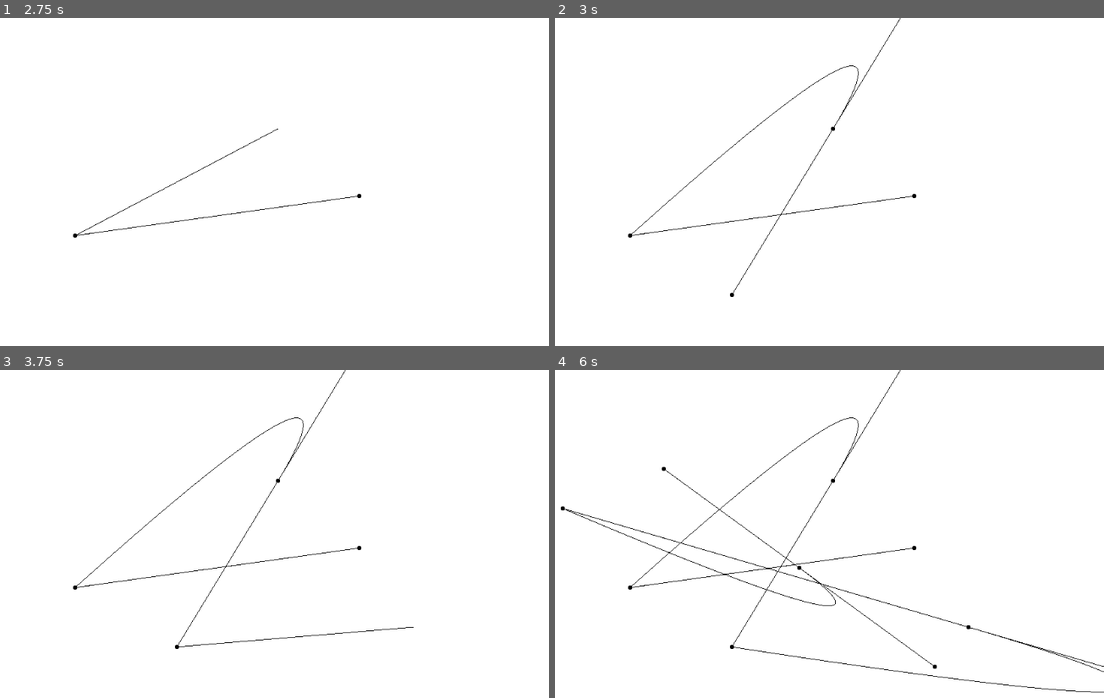
Above: before the commit, frames 1-4 (two rows, left to right).
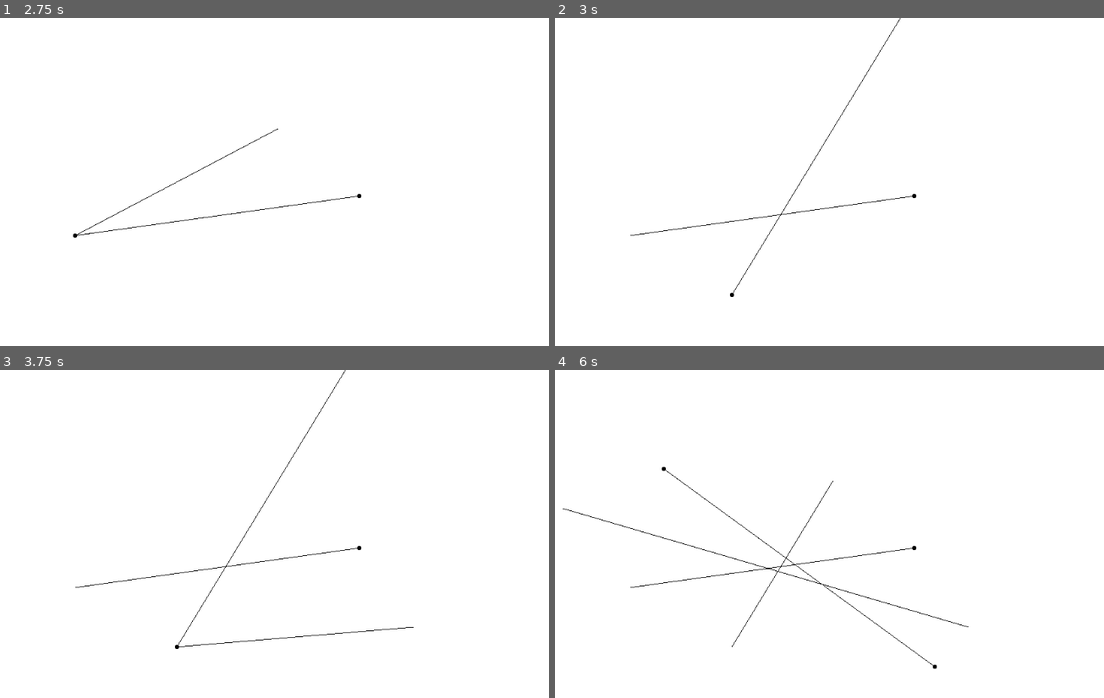
Above: after the commit, the same moments.

Repository: victordomiciano/mac210-ep1
Game: Godot game, scene res://Main.tscn
Two runs of this game, one before a commit and one after it. Both use one fixed random seed, a clock stepped at 60 frames per second and the inputs below.
Inputs (mouse positions are in pixels of both pictures, inside the frame that each line leads up to):
- Up to frame 1 (2.75 s): tap Enter at 0.5, 2 s; move the mouse to (356, 195) at 0.52 s; press the mouse at (356, 195) at 0.53 s; tap Space at 1.25 s; move the mouse to (76, 234) at 1.27 s; release the mouse at (76, 234) at 1.28 s; click (76, 234) at 1.35 s; move the mouse to (279, 129) at 2.02 s; press the mouse at (279, 129) at 2.03 s
- Up to frame 2 (3 s): tap Space at 2.75 s; move the mouse to (730, 293) at 2.77 s; release the mouse at (730, 293) at 2.78 s; click (730, 293) at 2.85 s
- Up to frame 3 (3.75 s): tap Enter at 3.5 s; move the mouse to (411, 625) at 3.52 s; press the mouse at (411, 625) at 3.53 s
- Up to frame 4 (6 s): tap Space at 4.25 s; move the mouse to (560, 507) at 4.27 s; release the mouse at (560, 507) at 4.28 s; click (560, 507) at 4.35 s; move the mouse to (802, 566) at 5.02 s; press the mouse at (802, 566) at 5.03 s; move the mouse to (664, 468) at 5.77 s; release the mouse at (664, 468) at 5.78 s; click (664, 468) at 5.85 s

Frame 1 is identical in both runs. In frame 2, 0.2% of the frame differs, in the area x 13-56%, y 14-68%; in frame 3, 0.2%; in frame 4, 1.0%, in the area x 0-100%, y 0-99%.

Commit message:
Fix old drag points showing

Diff:
--- a/Main.gd
+++ b/Main.gd
@@ -26,14 +26,15 @@
 		if last_quadratic:
 			control_points.append(drag_points[drag_points.size()-1])
 			quadratic.append(false)
-		control_points.append(drag_point-(mouse_pos-drag_point))
-		quadratic.append(last_quadratic)
+		if not (control_points.size() == 0 and first_drag):
+			control_points.append(drag_point-(mouse_pos-drag_point))
+			quadratic.append(last_quadratic)
 		if is_dragging:
-			quadratic.append(false)
 			last_quadratic = true
-			control_points.append(drag_point)
 			drag_points.append(drag_point-(mouse_pos-drag_point))
 			drag_points.append(mouse_pos)
+			control_points.append(drag_point)
+			quadratic.append(false)
 		else:
 			last_quadratic = false
 		is_dragging = false
@@ -45,21 +46,18 @@
 	var mouse_pos = get_viewport().get_mouse_position()
 	if control_points.size() > 0:
 		var control_size = control_points.size()
-		var init_drag = 1
+		draw_circle(control_points[0], 3, BLACK)
 		for i in range(1, control_size):
-			draw_circle(control_points[i], 3, BLACK)
-			if not quadratic[i] and not (i == 1 and first_drag):
+			if not quadratic[i] and not control_points[i-1] in drag_points:
 				draw_bezier(control_points[i-1], control_points[i], quadratic(control_points[i], i))
-		if first_drag:
-			draw_circle(drag_points[1], 3, BLACK)
-			draw_line(control_points[1], drag_points[1], BLACK)
-			init_drag = 3
-		else:
-			draw_circle(control_points[0], 3, BLACK)
-		for i in range(init_drag, drag_size, 2):
-			draw_circle(drag_points[i-1], 3, BLACK)
-			draw_circle(drag_points[i], 3, BLACK)
-			draw_line(drag_points[i-1], drag_points[i], BLACK)
+		if drag_size > 1 and not is_dragging:
+			if not (first_drag and drag_size == 2):
+				draw_circle(drag_points[drag_size-2], 3, BLACK)
+				draw_circle(drag_points[drag_size-1], 3, BLACK)
+				draw_line(drag_points[drag_size-2], drag_points[drag_size-1], BLACK)
+			else:
+				draw_circle(drag_points[1], 3, BLACK)
+				draw_line(control_points[0], drag_points[1], BLACK)
 		if is_dragging:
 			draw_circle(mouse_pos, 3, BLACK)
 			draw_circle(drag_point-(mouse_pos-drag_point), 3, BLACK)
